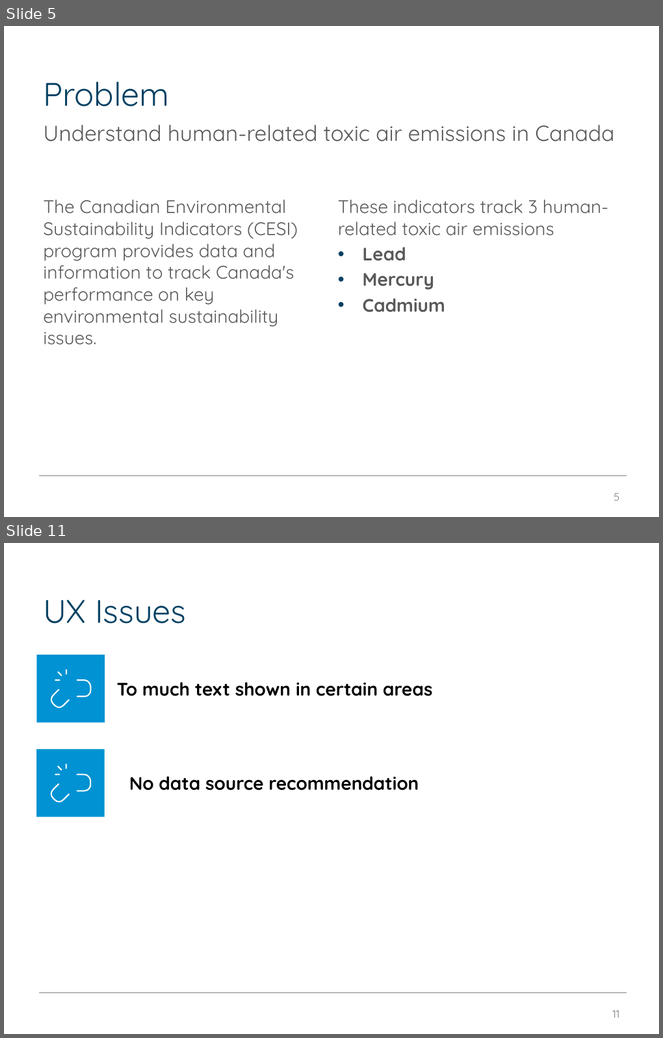
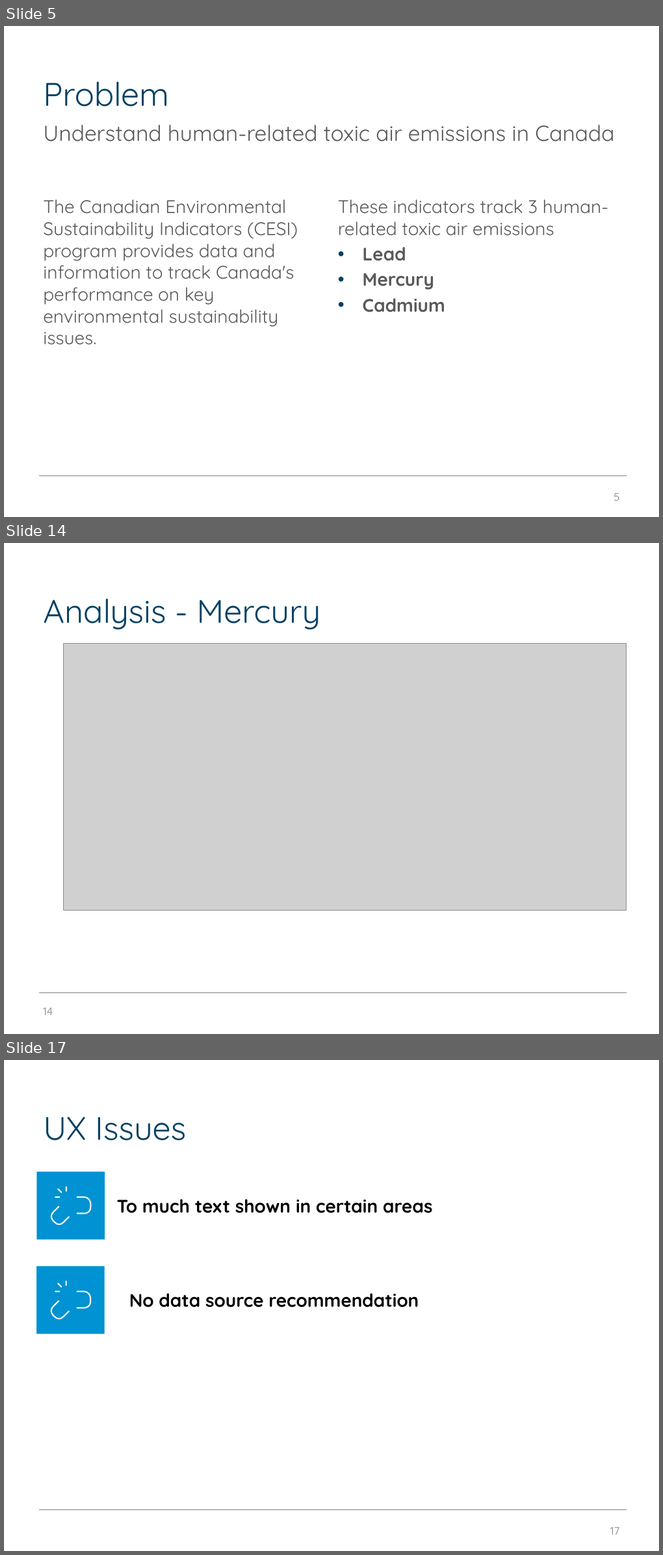
Before and after one commit to edimaudo/hackathon_coding_challenges, a slide deck: open_data_platform_hackathon/osdp_deck.pptx. Shown one above the other, each under a label of ours: slides 5 and 11 before the commit, slides 5, 14 and 17 after it; the slides between them are not shown. The pictures are 663x1038 and 663x1555 pixels, drawn with LibreOffice and Linux fonts; fonts in the diff are those of the drawing; grey boxes stand for pictures; background and template pictures are left out. Boxes give left, top, right and bottom in pixels: in the first picture for what was removed or moved away, otherwise in the second. Text is boxed around its words. In the diff, an @@ line names an element or a change of style, - is before the commit and + after.

```diff
--- a/open_data_platform_hackathon/osdp_deck.pptx
+++ b/open_data_platform_hackathon/osdp_deck.pptx
@@ slide 14 added at bbox=[4, 543, 659, 1034], background #FFFFFF; not listed: 1 template element that a slide beside it also shows @@
@@ title added at bbox=[43, 598, 321, 629], 36 pt, text #064163 @@
+Analysis - Mercury
@@ picture added at bbox=[63, 643, 627, 910] @@
@@ page number added at bbox=[43, 1008, 53, 1016], 12 pt, text #7F7F7F @@
+14
@@ what was slide 11 is now slide 17 @@
@@ page number at bbox=[610, 1527, 620, 1535]: text changed @@
-11
+17
```
Also in this commit, not shown: 5 slides changed, 7 other slides added, 2 slides removed.
